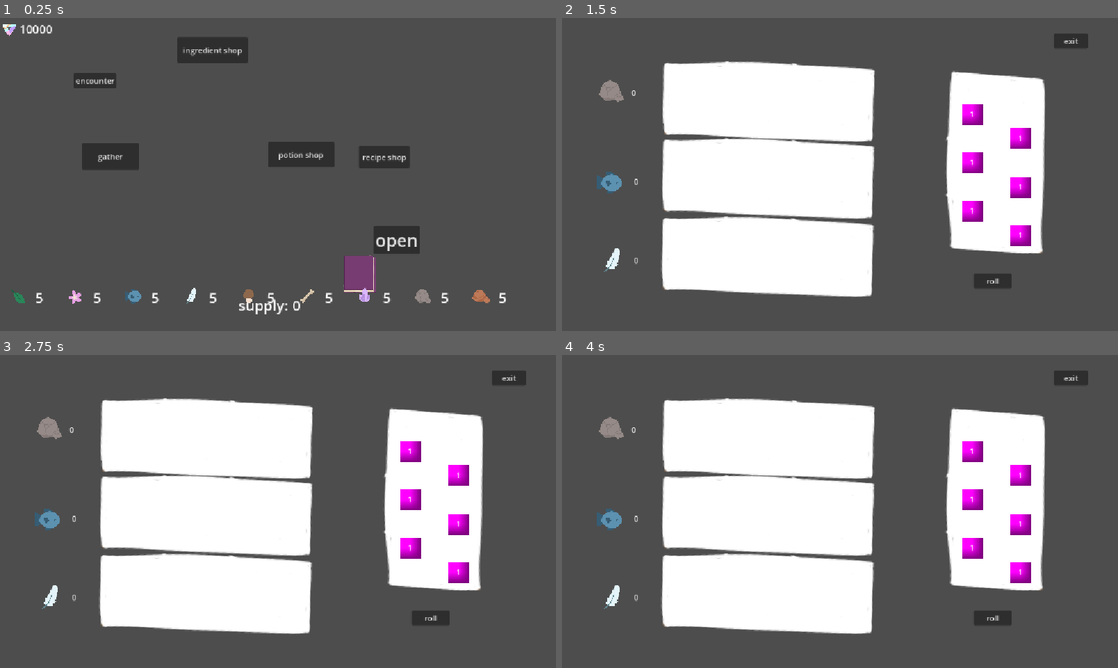
Above: before the commit, frames 1-4 (two rows, left to right).
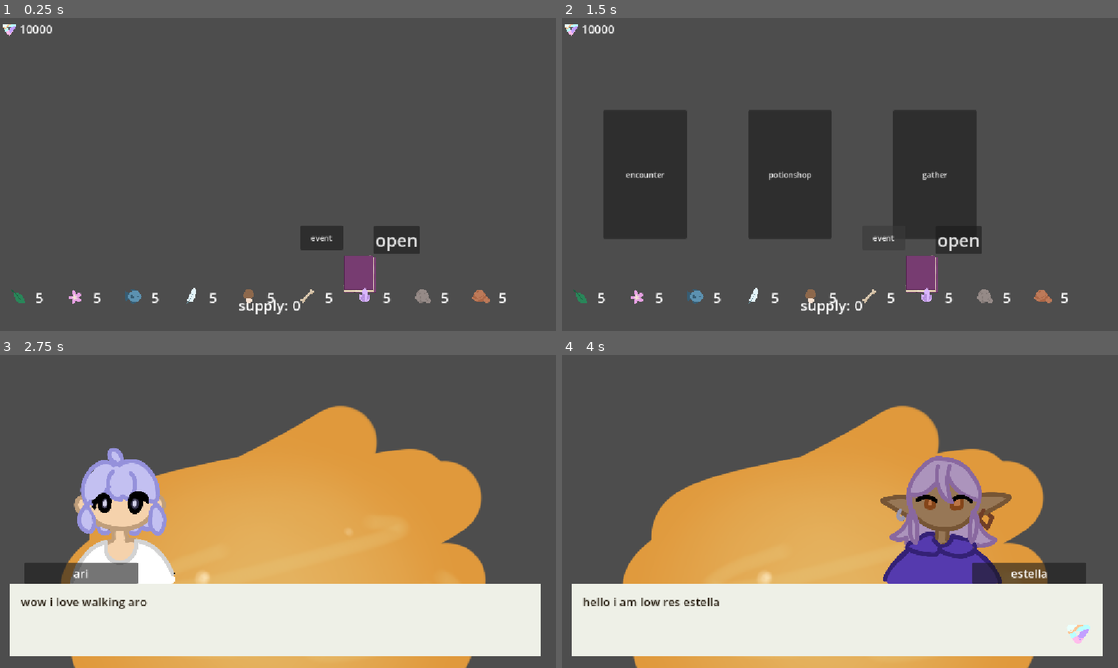
Above: after the commit, the same moments.

Repository: clairewsu/game
Game: Godot game, scene res://scenes/bigmain.tscn
Same seed, same stepped clock (60 frames per second), same inputs: the game is played once before the commit and once after it. The engine's default icon, where the game draws it, is replaced by a stand-in: a white triangle on a blue panel in a dark square.
Inputs (mouse positions are in pixels of both pictures, inside the frame that each line leads up to):
- Up to frame 1 (0.25 s): no input
- Up to frame 2 (1.5 s): click (673, 155) at 0.5 s, where only the run before the commit has a clickable "gather"; click (884, 237) at 1.25 s, where only the run after the commit has a clickable "event"
- Up to frame 3 (2.75 s): click (83, 511) at 2 s, where only the run after the commit has a clickable "encounter"
- Up to frame 4 (4 s): tap Enter (enter) at 2.75 s; move the mouse to (962, 495) at 2.77 s; hold Left (l) 2.78-3.5 s; click (962, 495) at 2.92 s; tap Right (r) at 3.05 s; drag from (728, 527) to (812, 574) at 3.52 s

The runs differ from the first frame. In frame 1, 4.2% of the frame differs, in the area x 13-74%, y 6-75%; in frame 2, 48%; in frame 3, 60%, in the area x 1-98%, y 5-100%; in frame 4, 60%.

Commit message:
random event generation

Diff:
--- /dev/null
+++ b/scenes/event.tscn
@@ -0,0 +1,17 @@
+[gd_scene format=3 uid="uid://b4j1lc5yny4a3"]
+
+[node name="Control" type="Control" unique_id=931945516]
+layout_mode = 3
+anchors_preset = 15
+anchor_right = 1.0
+anchor_bottom = 1.0
+grow_horizontal = 2
+grow_vertical = 2
+
+[node name="Button" type="Button" parent="." unique_id=2083970204]
+layout_mode = 0
+offset_left = 86.0
+offset_top = 146.0
+offset_right = 259.0
+offset_bottom = 412.0
+text = "whatever event it is"
--- a/scenes/mainui.tscn
+++ b/scenes/mainui.tscn
@@ -8,34 +8,6 @@
 layer = 0
 script = ExtResource("1_hdcb6")
 label_scene = ExtResource("2_k2m04")
-
-[node name="gather" type="Button" parent="." unique_id=489431649]
-offset_left = 170.0
-offset_top = 259.0
-offset_right = 288.0
-offset_bottom = 314.0
-text = "gather"
-
-[node name="ingredientshop" type="Button" parent="." unique_id=200134465]
-offset_left = 367.0
-offset_top = 40.0
-offset_right = 514.0
-offset_bottom = 93.0
-text = "ingredient shop"
-
-[node name="potionshop" type="Button" parent="." unique_id=1997214966]
-offset_left = 555.0
-offset_top = 257.0
-offset_right = 693.0
-offset_bottom = 309.0
-text = "potion shop"
-
-[node name="recipeshop" type="Button" parent="." unique_id=1965727635]
-offset_left = 743.0
-offset_top = 265.0
-offset_right = 849.0
-offset_bottom = 311.0
-text = "recipe shop"
 
 [node name="open" type="Button" parent="." unique_id=1275572053]
 offset_left = 774.0
@@ -70,11 +42,11 @@
 texture = ExtResource("2_payeh")
 expand_mode = 1
 
-[node name="encounter" type="Button" parent="." unique_id=790028802]
-offset_left = 153.0
-offset_top = 114.0
-offset_right = 241.0
-offset_bottom = 145.0
-text = "encounter"
+[node name="event" type="Button" parent="." unique_id=1541758288]
+offset_left = 622.0
+offset_top = 430.0
+offset_right = 711.0
+offset_bottom = 480.0
+text = "event"
 
 [connection signal="pressed" from="recipebookbutton" to="." method="_on_recipebook_pressed"]
--- a/scripts/bigmain.gd
+++ b/scripts/bigmain.gd
@@ -6,6 +6,7 @@
 var shop_recipe_scene=preload("res://scenes/shop_recipe.tscn")
 var encounter_scene=preload("res://scenes/encounter.tscn")
 var decor_scene=preload("res://scenes/decor.tscn")
+var event_scene=preload("res://scenes/event.tscn")
 @export var object_scene:PackedScene
 @export var menu_scene:PackedScene
 var recipeslots=[Vector2(300,190),Vector2(460,190),Vector2(300,390),Vector2(460,390),Vector2(640,190),Vector2(790,190),Vector2(640,390),Vector2(790,390)]
@@ -16,15 +17,12 @@
 var tempmoneys=Global.moneys
 var visible=true
 signal hiderecipes
+signal eventchosen
 
 # Called when the node enters the scene tree for the first time.
 func _ready() -> void:
 	$ui/open.pressed.connect(_on_open)
-	$ui/gather.pressed.connect(_on_gather)
-	$ui/ingredientshop.pressed.connect(_on_ingredientshop)
-	$ui/potionshop.pressed.connect(_on_potionshop)
-	$ui/recipeshop.pressed.connect(_on_recipeshop)
-	$ui/encounter.pressed.connect(_on_encounter)
+	$ui/event.pressed.connect(_on_event)
 	$moneycount/Label.text=str(Global.default_moneys)
 	$recipebook.hide()
 	cards=DeckManager.cards
@@ -186,3 +184,25 @@
 
 func _on_timer_timeout() -> void:
 	update_moneys_popup()
+
+func _on_event():
+	var options=["gather","encounter","potionshop","ingredientshop","recipeshop"]
+	for i in range(3):
+		var event=event_scene.instantiate()
+		event.position=Vector2(300*i,45)
+		var option=options.pick_random()
+		event.get_node("Button").text=option
+		event.get_node("Button").pressed.connect(eventchosen.emit)
+		eventchosen.connect(event.queue_free)
+		match option:
+			"gather":
+				event.get_node("Button").pressed.connect(_on_gather)
+			"encounter":
+				event.get_node("Button").pressed.connect(_on_encounter)
+			"potionshop":
+				event.get_node("Button").pressed.connect(_on_potionshop)
+			"ingredientshop":
+				event.get_node("Button").pressed.connect(_on_ingredientshop)
+			"recipeshop":
+				event.get_node("Button").pressed.connect(_on_recipeshop)
+		add_child(event)
